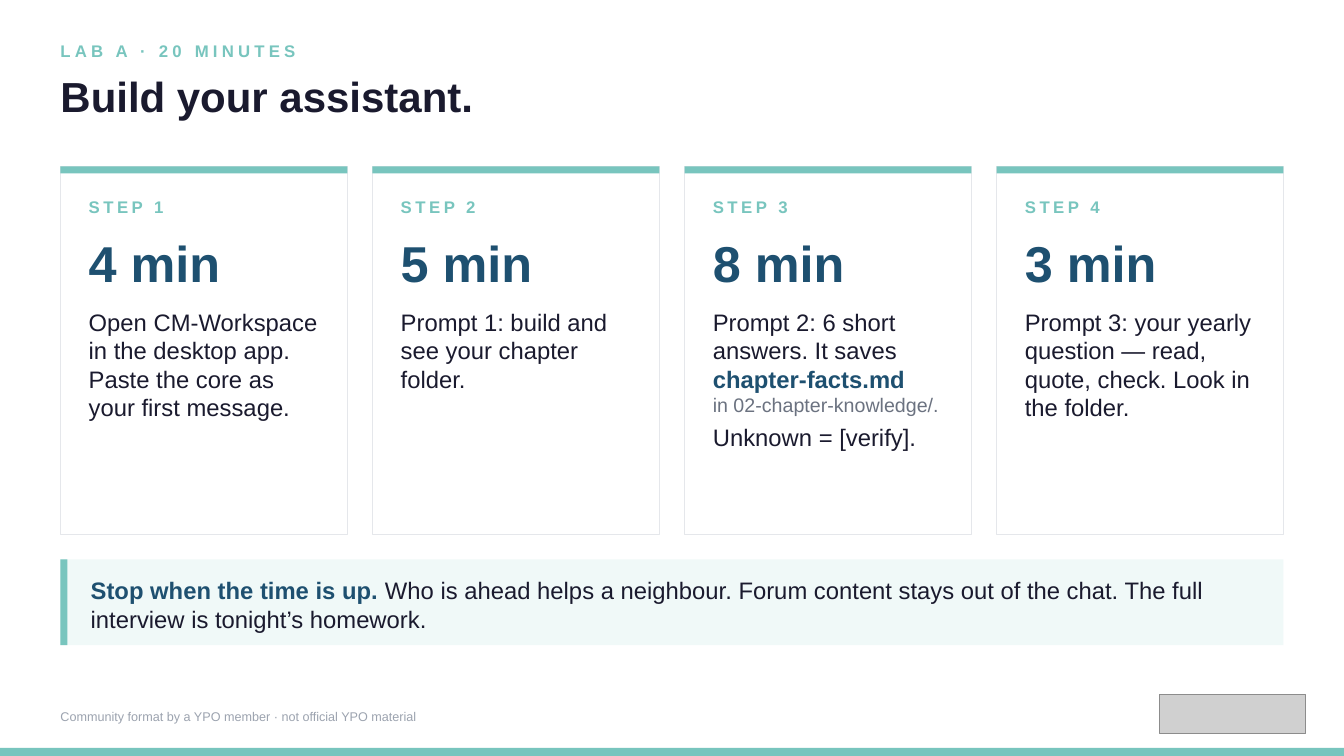
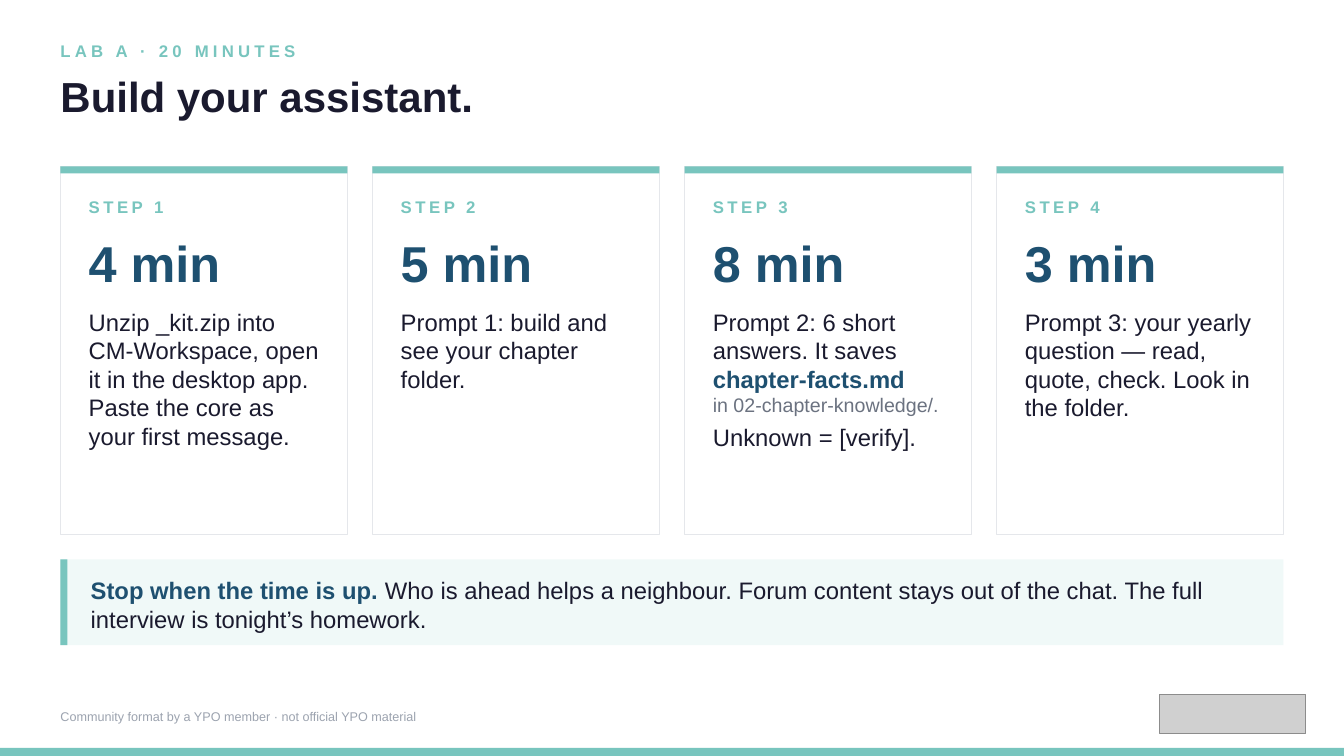
Before and after one commit to kirchbergcapital/ypo-chapter-manager-best-practice, a slide deck: slide 8 of trainer/presentation/operational-ai-excellence-deck.pptx. Drawn at 1344x756 pixels with LibreOffice and Linux fonts; fonts in the diff are those of the drawing; grey boxes stand for pictures. Boxes give left, top, right and bottom in pixels: in the first picture for what was removed or moved away, otherwise in the second. Text is boxed around its words. In the diff, an @@ line names an element or a change of style, - is before the commit and + after.

```diff
--- a/trainer/presentation/operational-ai-excellence-deck.pptx
+++ b/trainer/presentation/operational-ai-excellence-deck.pptx
@@ text at (89,313,319,450): text changed @@
-Open CM-Workspace in the desktop app. Paste the core as your first message.
+Unzip _kit.zip into CM-Workspace, open it in the desktop app. Paste the core as your first message.
```
Also in this commit, not shown: 3 other slides changed, 5 other files.
